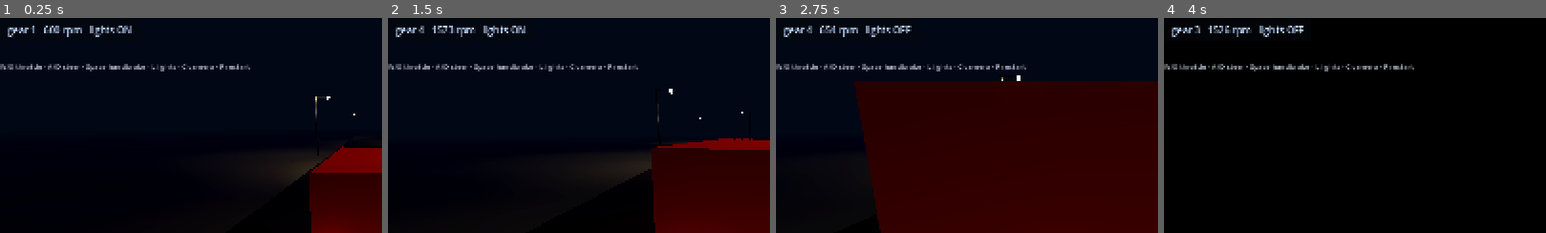
Above: before the commit, frames 1-4 (left to right).
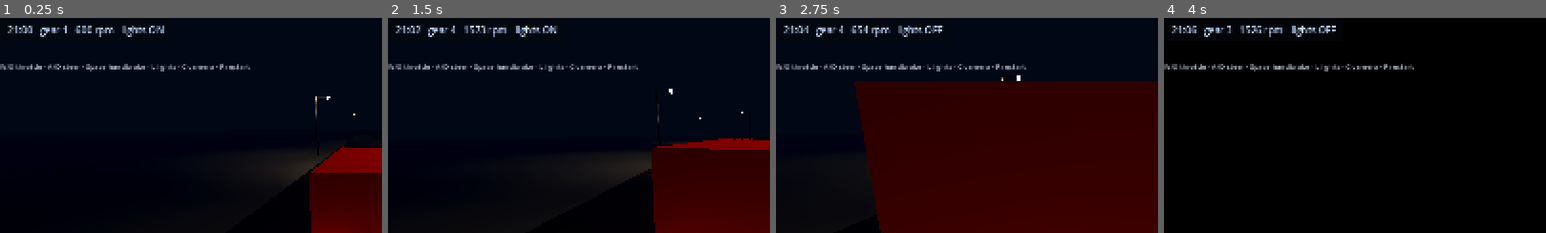
Above: after the commit, the same moments.

Repository: abbasTtBoy1235/Roadverse-Godot
Game: Godot game, scene res://scenes/main.tscn
Two runs of this game, one before a commit and one after it. Both use one fixed random seed, a clock stepped at 60 frames per second and the inputs below.
Inputs:
- Up to frame 1 (0.25 s): no input
- Up to frame 2 (1.5 s): tap Enter at 0.5 s; hold D (rv_steer_right) 0.53-1.28 s; hold W (rv_throttle) 0.53-1.28 s; hold S (rv_brake) from 1.28 s (still down); tap C (rv_toggle_camera) at 1.35 s
- Up to frame 3 (2.75 s): release S (rv_brake) at 2.03 s; hold D (rv_steer_right) from 2.03 s (still down); tap L (rv_toggle_headlights) at 2.1 s
- Up to frame 4 (4 s): release D (rv_steer_right) at 2.78 s; hold E (rv_shift_up) 2.78-3.53 s; tap W (rv_throttle) at 2.85 s; hold A (rv_steer_left) from 3.53 s (still down); hold C (rv_toggle_camera) from 3.53 s (still down)
The pictures show only the part of the screen within x 2-52%, y 9-59%; the shares and areas given below are measured in that part.

The runs differ from the first frame. In frame 1, 1.1% of the frame differs, in the area x 2-43%, y 3-9%; in frame 2, 1.1%; in frame 3, 1.1%; in frame 4, 1.1%, in the area x 2-45%, y 3-9%.

Commit message:
feat(scene): wire the sun and clock into the night scene
- main.tscn gains a Sun light and the TimeOfDay node
- HUD shows the in-game clock alongside gear, rpm and light state
- verify.sh now runs the day/night suite too

Diff:
--- a/scenes/main.tscn
+++ b/scenes/main.tscn
@@ -1,10 +1,11 @@
-[gd_scene load_steps=10 format=3]
+[gd_scene load_steps=11 format=3]
 
 [ext_resource type="Script" path="res://scripts/core/game.gd" id="1_game"]
 [ext_resource type="PackedScene" path="res://scenes/truck.tscn" id="2_truck"]
 [ext_resource type="Script" path="res://scripts/world/road_builder.gd" id="3_road"]
 [ext_resource type="Script" path="res://scripts/camera/chase_camera.gd" id="4_camera"]
 [ext_resource type="Script" path="res://scripts/ui/hud.gd" id="5_hud"]
+[ext_resource type="Script" path="res://scripts/world/time_of_day.gd" id="6_time"]
 
 [sub_resource type="Environment" id="Env_night"]
 background_mode = 1
@@ -39,8 +40,22 @@
 [node name="Moon" type="DirectionalLight3D" parent="."]
 rotation = Vector3(-0.95, 0.6, 0)
 light_color = Color(0.55, 0.65, 0.9, 1)
-light_energy = 0.18
+light_energy = 0.24
 shadow_enabled = true
+
+[node name="Sun" type="DirectionalLight3D" parent="."]
+rotation = Vector3(-1.57, 0.6, 0)
+light_color = Color(1, 0.96, 0.88, 1)
+light_energy = 0.0
+shadow_enabled = true
+
+[node name="TimeOfDay" type="Node" parent="."]
+script = ExtResource("6_time")
+start_hour = 21.0
+day_length_seconds = 900.0
+sun_path = NodePath("../Sun")
+moon_path = NodePath("../Moon")
+world_environment_path = NodePath("../WorldEnvironment")
 
 [node name="Ground" type="StaticBody3D" parent="."]
 
--- a/scripts/ui/hud.gd
+++ b/scripts/ui/hud.gd
@@ -5,6 +5,7 @@
 @export var truck_path: NodePath
 
 var _truck: TruckController
+var _time: TimeOfDay
 var _speed_label: Label
 var _gear_label: Label
 var _hint_label: Label
@@ -12,6 +13,7 @@
 
 func _ready() -> void:
 	_truck = get_node_or_null(truck_path) as TruckController
+	_time = get_node_or_null("../TimeOfDay") as TimeOfDay
 	_build()
 
 
@@ -63,7 +65,8 @@
 
 	var gear_text := "R" if _truck.gearbox.is_reverse else str(_truck.gearbox.current_gear)
 	var lights := "lights ON" if _headlights_on() else "lights OFF"
-	_gear_label.text = "gear %s   %d rpm   %s" % [gear_text, roundi(_truck.engine_rpm), lights]
+	var clock := DayCycle.clock_string(_time.current_hour()) if _time != null else "--:--"
+	_gear_label.text = "%s   gear %s   %d rpm   %s" % [clock, gear_text, roundi(_truck.engine_rpm), lights]
 
 
 func _headlights_on() -> bool:
Not shown, changed: tools/verify.sh
